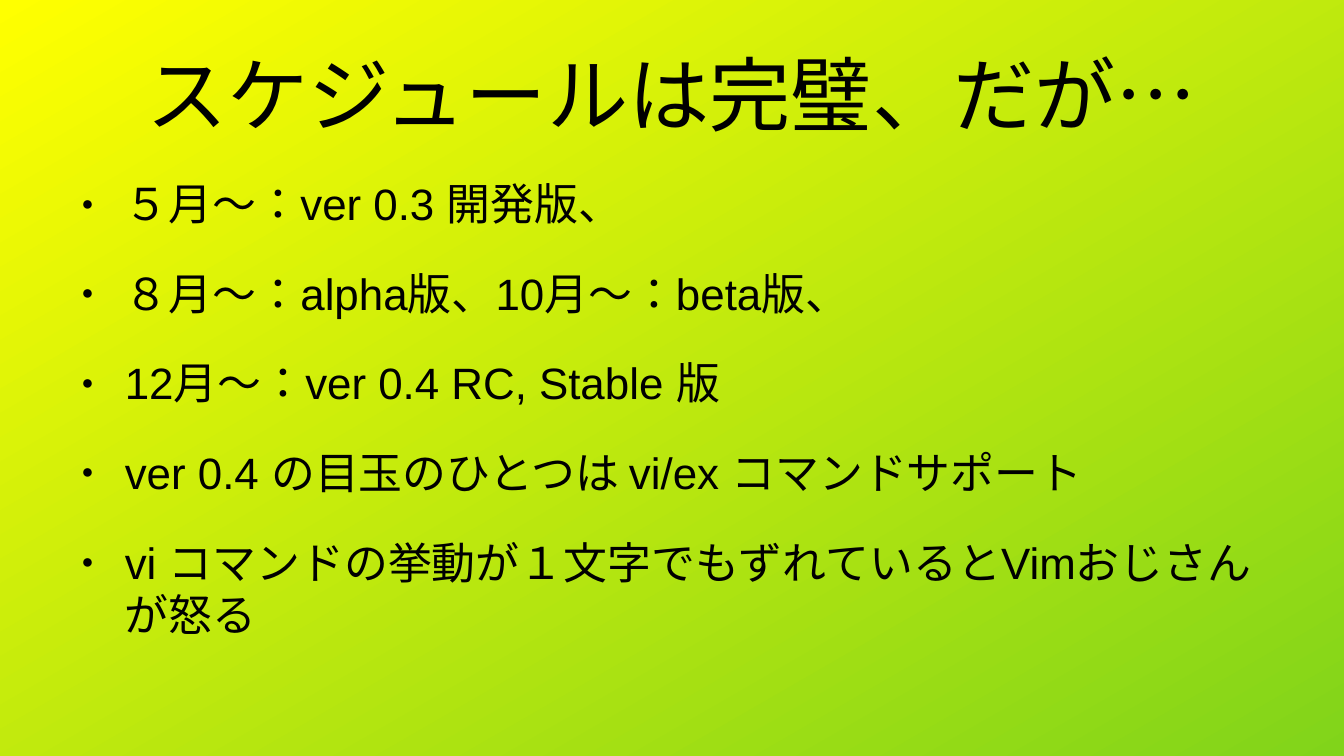
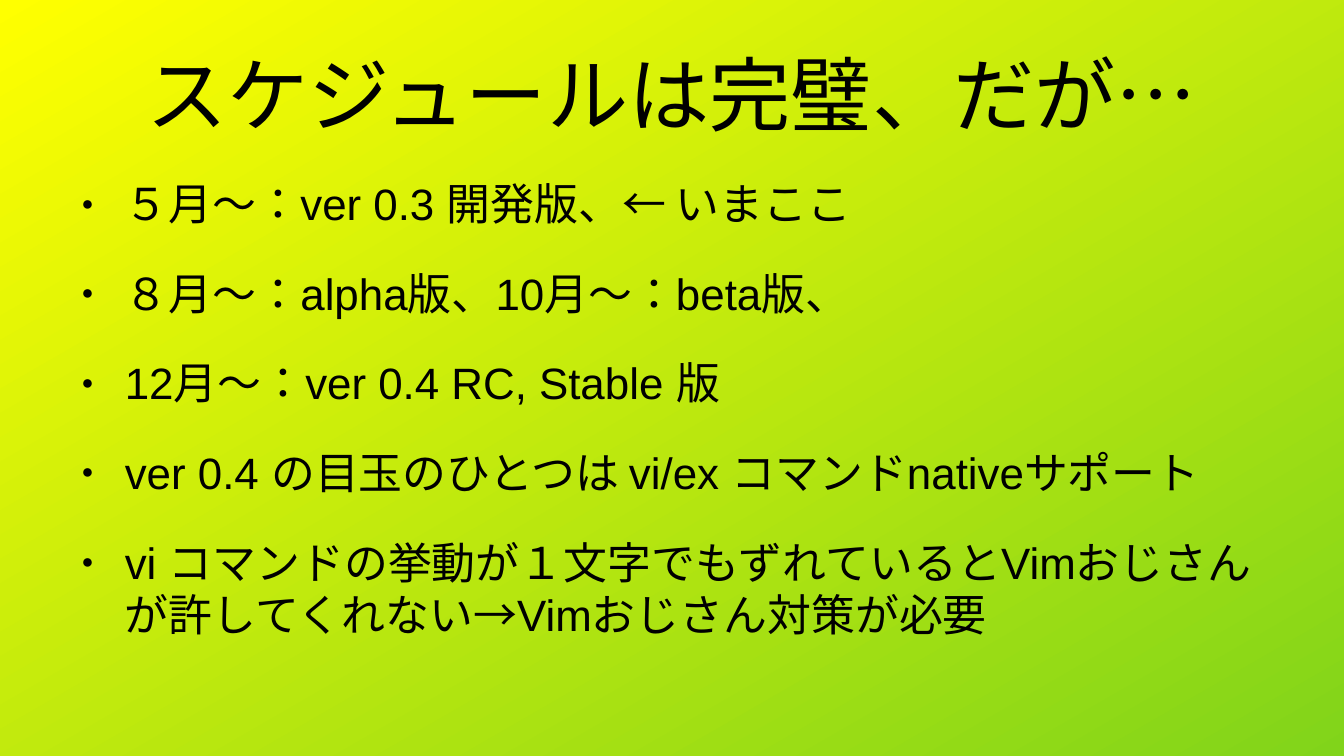
Before and after one commit to shigmas/viMarkdown, a slide deck: slide 4 of tech/ja/LT20260708/自動テスト.odp. Drawn at 1344x756 pixels with LibreOffice and Linux fonts; fonts in the diff are those of the drawing. Boxes give left, top, right and bottom in pixels: in the first picture for what was removed or moved away, otherwise in the second. Text is boxed around its words. In the diff, an @@ line names an element or a change of style, - is before the commit and + after.

```diff
--- a/tech/ja/LT20260708/自動テスト.odp
+++ b/tech/ja/LT20260708/自動テスト.odp
@@ text at [125, 183, 851, 224]: text changed @@
-● ５月～：ver 0.3 開発版、
+● ５月～：ver 0.3 開発版、← いまここ
@@ text at [125, 452, 1252, 635]: text changed @@
-● ver 0.4 の目玉のひとつは vi/ex コマンドサポート
-● vi コマンドの挙動が１文字でもずれているとVimおじさんが怒る
+● ver 0.4 の目玉のひとつは vi/ex コマンドnativeサポート
+● vi コマンドの挙動が１文字でもずれているとVimおじさんが許してくれない→Vimおじさん対策が必要
```
Also in this commit, not shown: 3 other slides changed, 5 slides added, 3 slides removed, 2 other files.
